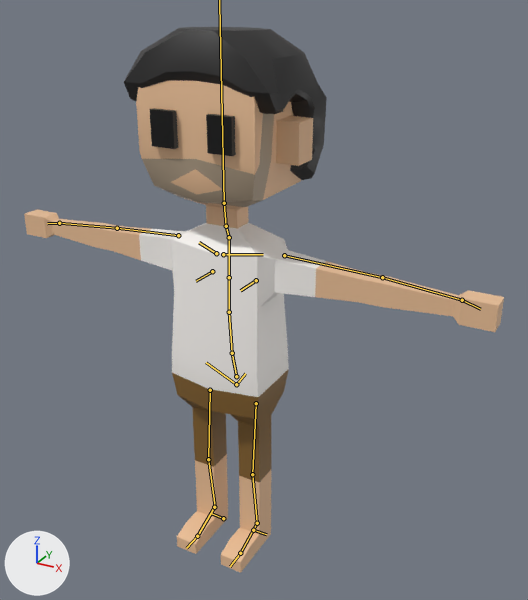
What one commit did to the Blender file Art/Monkey Noise Guys/Jordan.blend.
Rendered twice from a 50 mm lens placed at (0.999, -1.613, 1.648), pointed at (0.033, 0.145, 0.77). Every picture has the same lights, and +X, +Y and +Z are marked at lower left. The bones that bend it are drawn over the model as lines.

Names of what the first picture shows: 'Jordan'.
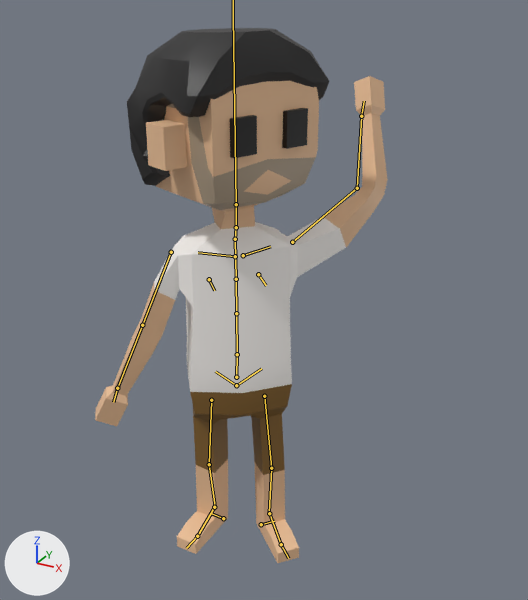
The newer file adds an action. The first version stands in its rest pose; the second is drawn at frame 1 of the action 'Wave'.

What differs and where, as boxes [x1, y1, x2, y2] in the pictures (528 x 600 px):
'Jordan', posed (39% narrower)
    before: [24, 27, 504, 573]
    after: [95, 28, 388, 563]
bone 'spine', root to tip
    before: (236, 376) to (232, 353)
    after: (236, 377) to (237, 354)
bone 'spine.003', root to tip
    before: (229, 277) to (229, 237)
    after: (236, 279) to (235, 239)
bone 'upper_arm.L', root to tip
    before: (284, 255) to (382, 277)
    after: (292, 242) to (357, 188)
bone 'forearm.L', root to tip
    before: (382, 277) to (462, 300)
    after: (357, 188) to (361, 116)
bone 'upper_arm.R', root to tip
    before: (178, 235) to (117, 228)
    after: (171, 252) to (142, 325)

The change in detail:
Bone 'spine' (bone_spine) moves from (0.0, 0.0, 0.0) to (0.0, -0.003, 0.001).
Bone 'spine' (bone_spine) turns from (0, 0, 0) to (-4, 36, -11) degrees about its own x, y and z.
Bone 'spine.003' (bone_spine_003) turns from (0, 0, 0) to (0, 6, 0) degrees about its own x, y and z.
Bone 'Head' (bone_head) turns from (0, 0, 0) to (0, 26, 0) degrees about its own x, y and z.
Bone 'upper_arm.L' (bone_upper_arm_l) turns from (0, 0, 0) to (-16, 17, 26) degrees about its own x, y and z.
Bone 'forearm.L' (bone_forearm_l) turns from (0, 0, 0) to (-34, 6, 42) degrees about its own x, y and z.
Bone 'upper_arm.R' (bone_upper_arm_r) turns from (0, 0, 0) to (-6, -8, 64) degrees about its own x, y and z.
Bone 'IK_Handle_L' (bone_ik_handle_l) moves from (0.0, 0.0, 0.0) to (0.012, 0.058, 0.0).
Bone 'IK_Handle_L' (bone_ik_handle_l) turns from (0, 0, 0) to (0, 0, 49) degrees about its own x, y and z.
Bone 'kneeIK.l' (bone_kneeik_l) moves from (0.0, 0.0, 0.0) to (0.288, -0.184, 0.0).
Bone 'kneeIK.l' (bone_kneeik_l) turns from (0, 0, 0) to (0, 0, -49) degrees about its own x, y and z.
